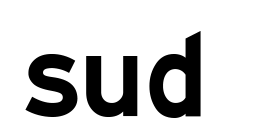
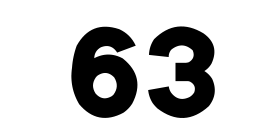
The second w=264, h=140 image is a revision of the first. Changes to its layers:
renamed "sud" to "63", painted on it over (x1=25, y1=26, x2=215, y2=118)
